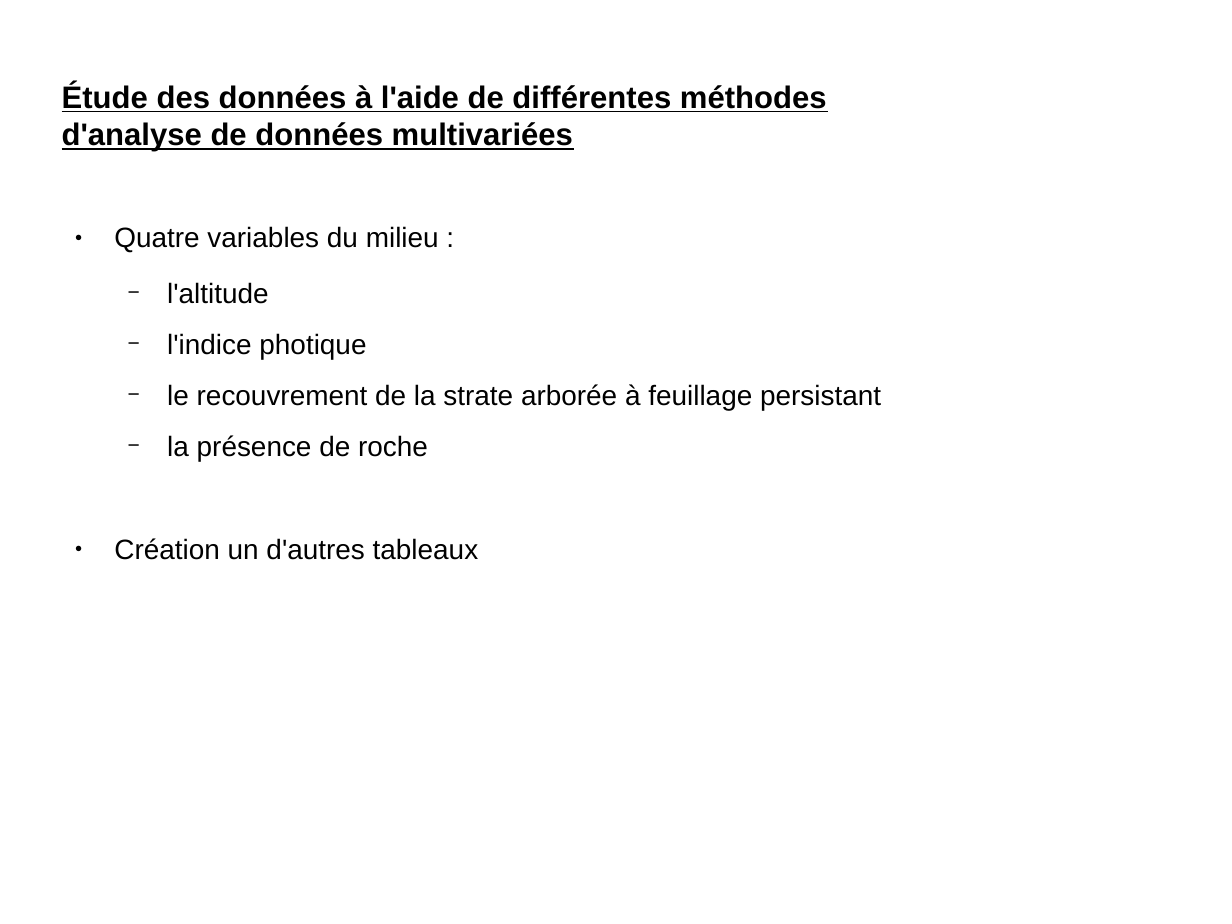
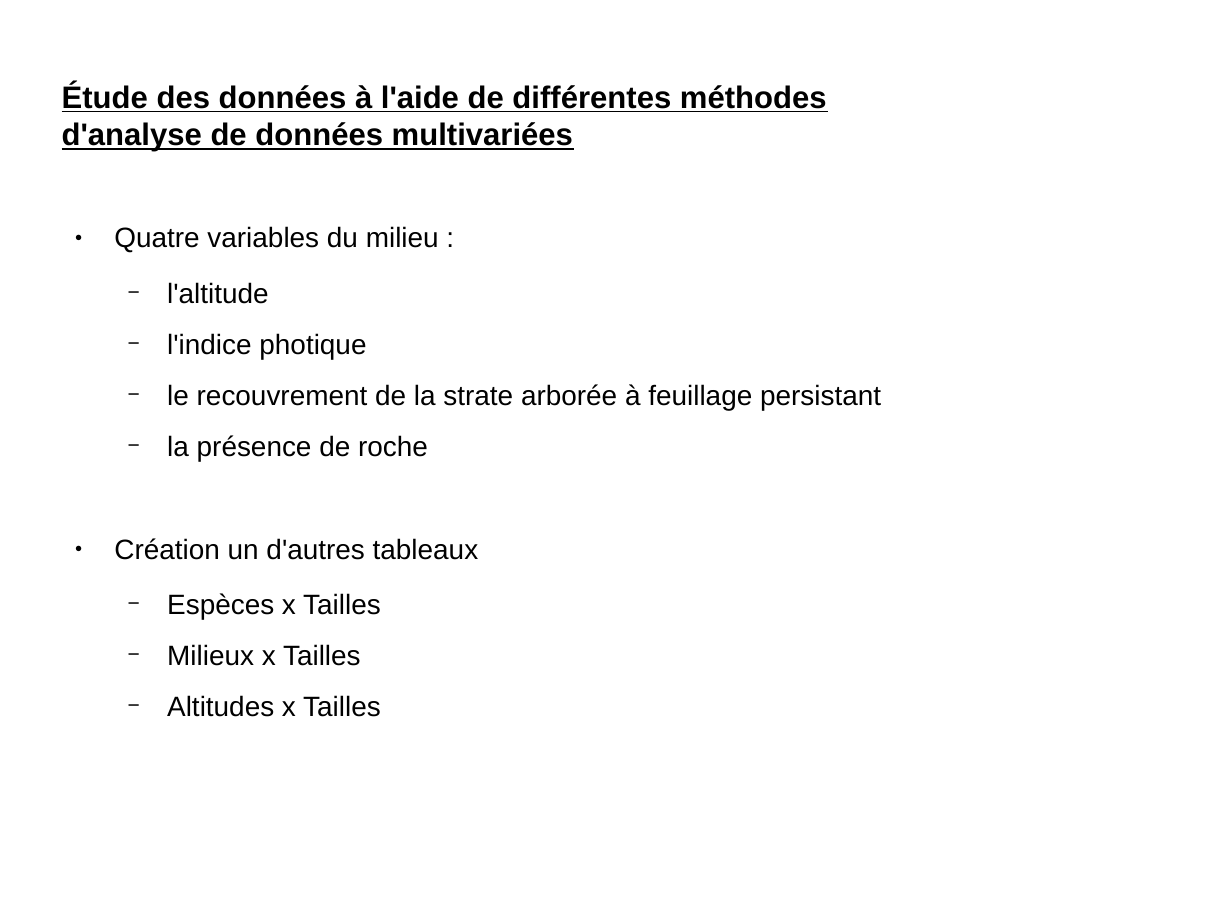
Before and after one commit to MaxChaza/MABS, a slide deck: slide 5 of Analyse_Multivariée/projetAM/Powerpoint_ADM.odp. Drawn at 1232x924 pixels with LibreOffice and Linux fonts; fonts in the diff are those of the drawing; background and template pictures are left out. Boxes give left, top, right and bottom in pixels: in the first picture for what was removed or moved away, otherwise in the second. Text is boxed around its words. In the diff, an @@ line names an element or a change of style, - is before the commit and + after.

```diff
--- a/Analyse_Multivariée/projetAM/Powerpoint_ADM.odp
+++ b/Analyse_Multivariée/projetAM/Powerpoint_ADM.odp
@@ text at (x1=167, y1=593, x2=381, y2=717): paragraphs added @@
+  − Espèces x Tailles
+  − Milieux x Tailles
+  − Altitudes x Tailles
```
Also in this commit, not shown: 6 other slides changed, 18 other files.
